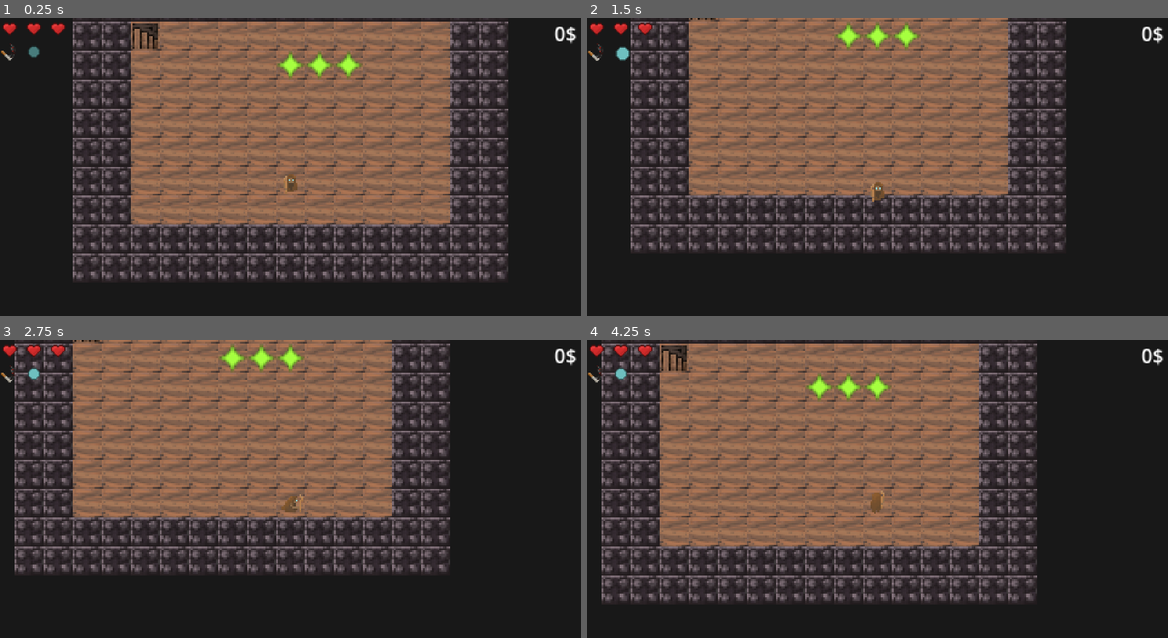
Above: before the commit, frames 1-4 (two rows, left to right).
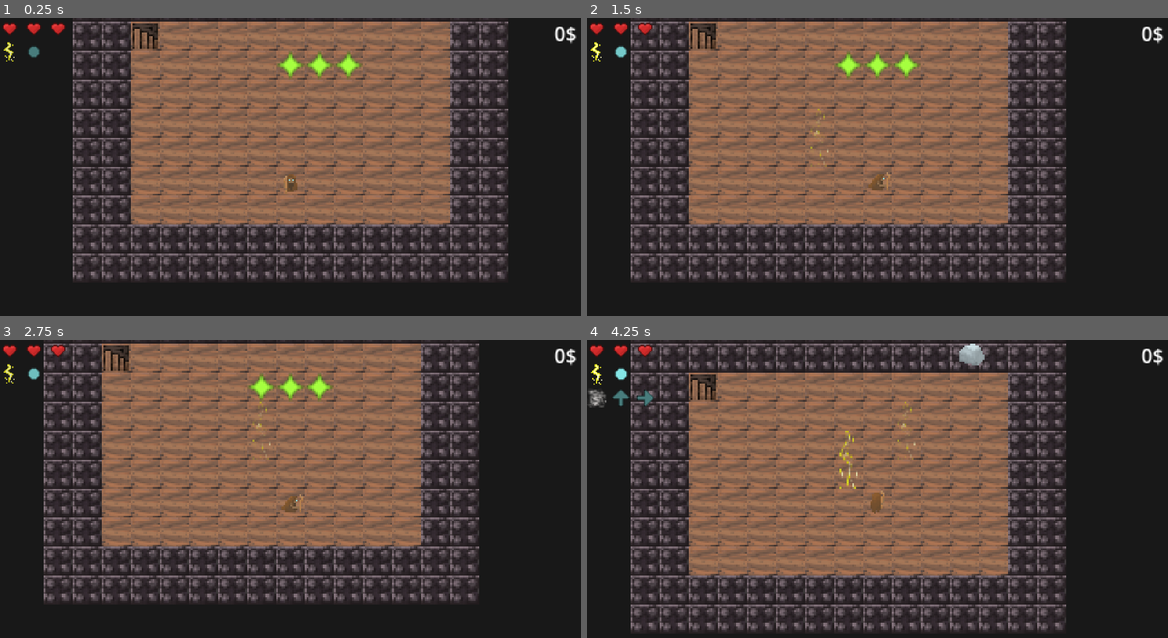
Above: after the commit, the same moments.

Repository: beppep/newDanceMage
Game: Godot game, scene res://scenes/main scene.tscn
The game is run twice, just before and just after one commit, with the same random seed, the same clock (stepped at 60 frames per second) and the same inputs.
Inputs (mouse positions are in pixels of both pictures, inside the frame that each line leads up to):
- Up to frame 1 (0.25 s): no input
- Up to frame 2 (1.5 s): tap Enter at 0.5 s; move the mouse to (1005, 164) at 0.52 s; hold Right (move_right) 0.53-1.28 s; tap Space (move_nowhere) at 0.6, 1.35 s; click (1005, 164) at 0.67 s; move the mouse to (761, 196) at 1.27 s; hold S (move_down) from 1.28 s (still down)
- Up to frame 3 (2.75 s): move the mouse to (348, 432) at 2.02 s; release S (move_down) at 2.03 s; hold Right (move_right) from 2.03 s (still down); tap Space (move_nowhere) at 2.1 s
- Up to frame 4 (4.25 s): move the mouse to (848, 569) at 2.77 s; release Right (move_right) at 2.78 s; hold W (move_up) 2.78-3.5 s; tap Space (move_nowhere) at 2.85 s; click (848, 569) at 2.92 s; click (662, 503) at 3.52 s

The runs differ from the first frame. In frame 1, less than 0.1% of the frame differs, in the area x 0-3%, y 8-15%; in frame 2, 12%; in frame 3, 22%; in frame 4, 27%, in the area x 0-83%, y 0-99%.

Commit message:
add 3 spells and wildcard

Diff:
--- /dev/null
+++ b/assets/resources/spells/extra_turn_spell.tres
@@ -0,0 +1,14 @@
+[gd_resource type="Resource" script_class="SpellResource" load_steps=4 format=3 uid="uid://db3kp1wkay0kx"]
+
+[ext_resource type="Texture2D" uid="uid://c0f2sl3k77eqy" path="res://assets/sprites/spells/extra_turn.png" id="1_e4r1s"]
+[ext_resource type="Script" uid="uid://bol1wrrtmnshn" path="res://scripts/SpellResource.gd" id="2_ul4tw"]
+[ext_resource type="Script" uid="uid://cvm72hrtboyw4" path="res://scripts/spells/extra_turn_spell.gd" id="3_ul4tw"]
+
+[resource]
+script = ExtResource("2_ul4tw")
+name = "Time Warp"
+image = ExtResource("1_e4r1s")
+description = "Take an extra turn."
+dance_length = 3
+spell_script = ExtResource("3_ul4tw")
+metadata/_custom_type_script = "uid://bol1wrrtmnshn"
--- a/assets/resources/spells/freeze_spell.tres
+++ b/assets/resources/spells/freeze_spell.tres
@@ -9,6 +9,6 @@
 name = "Freeze"
 image = ExtResource("1_8dadq")
 description = "Freeze all enemies around you."
-dance_length = 2
+dance_length = 3
 spell_script = ExtResource("3_8dadq")
 metadata/_custom_type_script = "uid://bol1wrrtmnshn"
--- a/assets/resources/spells/hook_spell.tres
+++ b/assets/resources/spells/hook_spell.tres
@@ -1,14 +1,14 @@
 [gd_resource type="Resource" script_class="SpellResource" load_steps=4 format=3 uid="uid://bow4fjvo2ihcs"]
 
-[ext_resource type="Texture2D" uid="uid://cfh5q0t0eiqdd" path="res://assets/sprites/units/rock.png" id="1_jt3hl"]
+[ext_resource type="Texture2D" uid="uid://dgmqn4t5hauf6" path="res://assets/sprites/spells/magnet.png" id="1_jt3hl"]
 [ext_resource type="Script" uid="uid://bol1wrrtmnshn" path="res://scripts/SpellResource.gd" id="2_uxaof"]
-[ext_resource type="Script" uid="uid://dga8usea6sh36" path="res://scripts/spells/rock_spell.gd" id="3_prdm6"]
+[ext_resource type="Script" uid="uid://cb35xssm5p5qs" path="res://scripts/spells/hook_spell.gd" id="3_uxaof"]
 
 [resource]
 script = ExtResource("2_uxaof")
-name = "Rocks"
+name = "Hookshot"
 image = ExtResource("1_jt3hl")
-description = "Summon a devastating column of rocks in front of you."
+description = "Pull an enemy towards you and hurt it."
 dance_length = 2
-spell_script = ExtResource("3_prdm6")
+spell_script = ExtResource("3_uxaof")
 metadata/_custom_type_script = "uid://bol1wrrtmnshn"
--- a/assets/resources/spells/rock_spell.tres
+++ b/assets/resources/spells/rock_spell.tres
@@ -9,6 +9,6 @@
 name = "Rocks"
 image = ExtResource("1_yu4kl")
 description = "Summon a devastating column of rocks in front of you."
-dance_length = 2
+dance_length = 3
 spell_script = ExtResource("3_yu4kl")
 metadata/_custom_type_script = "uid://bol1wrrtmnshn"
--- /dev/null
+++ b/assets/resources/spells/teleport_spell.tres
@@ -0,0 +1,13 @@
+[gd_resource type="Resource" script_class="SpellResource" load_steps=4 format=3 uid="uid://dn5rjqvnvyjyj"]
+
+[ext_resource type="Texture2D" uid="uid://bis7ps4xn5b7j" path="res://assets/sprites/spells/teleport.png" id="1_oly8e"]
+[ext_resource type="Script" uid="uid://bol1wrrtmnshn" path="res://scripts/SpellResource.gd" id="2_qtfsu"]
+[ext_resource type="Script" uid="uid://rf7kofmee7e4" path="res://scripts/spells/teleport_spell.gd" id="3_oly8e"]
+
+[resource]
+script = ExtResource("2_qtfsu")
+name = "Teleport"
+image = ExtResource("1_oly8e")
+description = "Teleport randomly."
+spell_script = ExtResource("3_oly8e")
+metadata/_custom_type_script = "uid://bol1wrrtmnshn"
--- a/scenes/main_ui.tscn
+++ b/scenes/main_ui.tscn
@@ -59,10 +59,10 @@
 anchor_top = 0.5
 anchor_right = 0.5
 anchor_bottom = 0.5
-offset_left = -302.0
-offset_top = -200.0
-offset_right = 302.0
-offset_bottom = 200.0
+offset_left = -10.0
+offset_top = -4.0
+offset_right = 10.0
+offset_bottom = 4.0
 grow_horizontal = 2
 grow_vertical = 2
 
@@ -106,4 +106,46 @@
 vertical_alignment = 1
 autowrap_mode = 2
 
+[node name="UpgradeButton2" type="Button" parent="Shop"]
+layout_mode = 2
+
+[node name="VBoxContainer" type="VBoxContainer" parent="Shop/UpgradeButton2"]
+layout_mode = 0
+offset_right = 300.0
+offset_bottom = 400.0
+
+[node name="title" type="Label" parent="Shop/UpgradeButton2/VBoxContainer"]
+custom_minimum_size = Vector2(100, 100)
+layout_mode = 2
+text = "Upgrade Spell"
+label_settings = SubResource("LabelSettings_ktt6o")
+horizontal_alignment = 1
+vertical_alignment = 1
+
+[node name="TextureRect" type="TextureRect" parent="Shop/UpgradeButton2/VBoxContainer"]
+custom_minimum_size = Vector2(100, 100)
+layout_mode = 2
+size_flags_horizontal = 4
+texture = ExtResource("2_w37m7")
+
+[node name="description" type="Label" parent="Shop/UpgradeButton2/VBoxContainer"]
+custom_minimum_size = Vector2(100, 100)
+layout_mode = 2
+text = "Replace a dance step with a wildcard free any-direction dance step."
+label_settings = SubResource("LabelSettings_513t2")
+horizontal_alignment = 1
+vertical_alignment = 1
+autowrap_mode = 2
+
+[node name="cost" type="Label" parent="Shop/UpgradeButton2/VBoxContainer"]
+custom_minimum_size = Vector2(100, 100)
+layout_mode = 2
+text = "$10"
+label_settings = SubResource("LabelSettings_e6fyy")
+horizontal_alignment = 1
+vertical_alignment = 1
+autowrap_mode = 2
+
 [connection signal="pressed" from="Shop/UpgradeButton" to="." method="_on_upgrade_button_pressed"]
+[connection signal="pressed" from="Shop/UpgradeButton2" to="." method="_on_upgrade_button_2_pressed"]
+[connection signal="pressed" from="Shop/UpgradeButton2" to="." method="_on_upgrade_button_pressed"]
--- a/scripts/global_timers.gd
+++ b/scripts/global_timers.gd
@@ -2,3 +2,7 @@
 
 func delay(seconds: float) -> Signal:
 	return get_tree().create_timer(seconds).timeout
+
+func delay_frames(frames: int):
+	for i in range(frames):
+		await get_tree().process_frame
--- a/scripts/main_ui.gd
+++ b/scripts/main_ui.gd
@@ -13,6 +13,8 @@
 @onready var dark_arrow_texture := preload("res://assets/sprites/ui/darkarrow.png")
 @onready var nowhere_arrow_texture := preload("res://assets/sprites/ui/dot.png")
 @onready var dark_nowhere_arrow_texture := preload("res://assets/sprites/ui/darkdot.png")
+@onready var wildcard_arrow_texture := preload("res://assets/sprites/ui/wildcard.png")
+@onready var dark_wildcard_arrow_texture := preload("res://assets/sprites/ui/darkwildcard.png")
 
 var arrow_textures
 var dark_arrow_textures
@@ -98,6 +100,8 @@
 			var arrow = TextureRect.new()
 			if arrow_vector == Vector2i.ZERO:
 				arrow.texture = nowhere_arrow_texture if x < alignment else dark_nowhere_arrow_texture
+			elif arrow_vector == null:
+				arrow.texture = wildcard_arrow_texture if x < alignment else dark_wildcard_arrow_texture
 			else:
 				arrow.texture = arrow_textures[rad_to_deg(Vector2(arrow_vector).angle())/90] if x < alignment else dark_arrow_textures[rad_to_deg(Vector2(arrow_vector).angle())/90]
 			if x==alignment-1:
@@ -128,3 +132,20 @@
 			player.upgrade_count_book[upgraded_i]+=1
 			_on_spells_changed()
 			_on_health_changed()
+
+
+
+func _on_upgrade_button_2_pressed() -> void:
+	if player.coins >= upgrade_cost:
+		var possible_upgrades = []
+		for i in range(len(player.spell_book)):
+			if len(player.recipe_book[i])>1 and player.upgrade_count_book[i]==0:
+				possible_upgrades.append(i)
+		if possible_upgrades:
+			player.coins -= upgrade_cost
+			var upgraded_i = possible_upgrades.pick_random()
+			var transformed_arrow = randi() % player.recipe_book[upgraded_i].size()
+			player.recipe_book[upgraded_i][transformed_arrow] = null # wildcard
+			player.upgrade_count_book[upgraded_i]+=1
+			_on_spells_changed()
+			_on_health_changed()
--- a/scripts/player.gd
+++ b/scripts/player.gd
@@ -1,7 +1,7 @@
 extends Unit
 class_name Player
 
-var stab_spell = preload("res://assets/resources/spells/stab_spell.tres")
+var stab_spell = preload("res://assets/resources/spells/lightning_storm_spell.tres")
 
 var locked_spells = [
 	preload("res://assets/resources/spells/explode_spell.tres"),
@@ -12,10 +12,12 @@
 	preload("res://assets/resources/spells/lightning_storm_spell.tres"),
 	preload("res://assets/resources/spells/freeze_spell.tres"),
 	preload("res://assets/resources/spells/dash_spell.tres"),
+	preload("res://assets/resources/spells/hook_spell.tres"),
 	preload("res://assets/resources/spells/magnet_spell.tres"),
 	preload("res://assets/resources/spells/everything_spell.tres"),
 	preload("res://assets/resources/spells/random_spell.tres"),
 	preload("res://assets/resources/spells/beamstar_spell.tres"),
+	preload("res://assets/resources/spells/extra_turn_spell.tres"),
 ]
 
 var buffered_input = null
@@ -24,6 +26,8 @@
 var spell_book = [stab_spell]
 var upgrade_count_book = [0]
 var coins = 0
+
+var extra_turn = 0
 
 func _ready() -> void:
 	super()
@@ -97,7 +101,16 @@
 func check_recipe_alignment(recipe):
 	for i in range(recipe.size()):
 		var alignment_size = recipe.size()-i
-		if move_history.slice(-alignment_size, move_history.size()) == recipe.slice(0, alignment_size):
+		if move_history.size() < alignment_size: # no hhistory
+			continue
+		var move_history_tail = move_history.slice(-alignment_size, move_history.size())
+		var recipe_tail = recipe.slice(0, alignment_size)
+		var alignment = true
+		for j in range(alignment_size):
+			if not (move_history_tail[j]==recipe_tail[j] or recipe_tail[j]==null): # wildcard
+				alignment = false
+				break
+		if alignment:
 			return alignment_size
 	return 0
 
--- a/scripts/spells/beamstar_spell.gd
+++ b/scripts/spells/beamstar_spell.gd
@@ -11,7 +11,7 @@
 		for i in range(10):
 			world.deal_damage_at(caster.location + dloc*(i+1))
 
-		spawn_beam(caster.global_position, dloc, 1000, 8, 0.2)
+		spawn_beam(caster.global_position, dloc, 500, 8, 0.2)
 
 func spawn_beam(pos: Vector2, direction: Vector2, length := 5000, thickness := 20, lifetime := 0.1):
 	# Normalize the direction to avoid scaling issues
--- /dev/null
+++ b/scripts/spells/extra_turn_spell.gd
@@ -0,0 +1,10 @@
+extends Spell
+
+@export var bomb_scene: PackedScene = preload("res://scenes/units/Bomb.tscn")
+
+func _ready():
+	super()
+	life_time = 8
+
+func cast(caster: Unit):
+	caster.extra_turn = 1
--- /dev/null
+++ b/scripts/spells/hook_spell.gd
@@ -0,0 +1,14 @@
+extends Spell
+
+@export var rock_scene: PackedScene = preload("res://scenes/units/Rock.tscn")
+
+
+func cast(caster: Unit):
+	var target = world.get_closest_unit(caster.location, caster.get_facing())
+	if target:
+		target.location = caster.location + caster.get_facing()
+		await GlobalTimers.delay_frames(8)
+		await target.take_damage()
+
+	life_time = 8
+	#queue_free()
--- a/scripts/spells/lightning_storm_spell.gd
+++ b/scripts/spells/lightning_storm_spell.gd
@@ -3,7 +3,7 @@
 @export var lightning_scene: PackedScene = preload("res://scenes/particles/Lightning.tscn")
 
 var remaining_lightnings = 3
-const RADIUS = 3
+const RADIUS = 4
 const TIME_BETWEEN_STRIKES = 8
 
 var time_until_next_strike = 0
@@ -28,7 +28,7 @@
 	targets.erase(caster)
 
 	if targets:
-		var target = targets.pick_random()
+		var best_target = null
 		var closest_distance = INF
 
 		# CODE FOR FINDING CLOSEST ENEMY AND SNIPE IT
@@ -36,13 +36,19 @@
 			var distance = Vector2(unit.location - caster.location).length()
 			if distance < closest_distance and distance < RADIUS:
 				closest_distance = distance
-				target = unit
+				best_target = unit
 
-		world.deal_damage_at(target.location)
+		var strike_pos
+		if best_target:
+			world.deal_damage_at(best_target.location)
+			strike_pos = best_target.global_position
+		else:
+			strike_pos = World.loc_to_pos(Vector2i(randi_range(-2,2),randi_range(-2,2)) + caster.location)
+
 
 		var lightning = lightning_scene.instantiate()
 		add_child(lightning)
-		lightning.global_position = target.global_position
+		lightning.global_position = strike_pos
 
 		time_until_next_strike = TIME_BETWEEN_STRIKES
 	else:
--- /dev/null
+++ b/scripts/spells/teleport_spell.gd
@@ -0,0 +1,22 @@
+extends Spell
+
+@onready var wall_tileset := $"/root/World/TileMapLayerWalls"
+
+
+var RANGE = 10
+
+func _ready():
+	super()
+	life_time = 8
+
+func cast(caster: Unit):
+	world.particles.make_cloud(caster.location, "ectoplasm")
+	var test_loc = caster.location
+	for i in range(100):
+		var direction = [Vector2i.UP, Vector2i.RIGHT, Vector2i.DOWN, Vector2i.LEFT].pick_random()
+		if not world.is_wall_at(test_loc + direction):
+			test_loc += direction
+		if world.is_empty(test_loc) and Vector2(test_loc - caster.location).length()>(10-i/9):#terminates
+			break
+	caster.location = test_loc
+	world.particles.make_cloud(caster.location, "ectoplasm")
--- a/scripts/spells/wind_spell.gd
+++ b/scripts/spells/wind_spell.gd
@@ -11,11 +11,66 @@
 	life_time = 8
 
 func cast(caster: Unit):
-	for direction in [Vector2.UP, Vector2.RIGHT, Vector2.DOWN, Vector2.LEFT]:
+	for direction in [Vector2i.UP, Vector2i.RIGHT, Vector2i.DOWN, Vector2i.LEFT]:
 		# push in reverse order
 		for i in range(RANGE):
 			var j = RANGE - i
-			var target_cell = caster.location + Vector2i(direction * j)
+			var target_cell = caster.location + direction * j
 			var unit = world.units.get_unit_at(target_cell)
 			if unit:
 				unit.move_in_direction(direction)
+
+		spawn_beam(caster.global_position, direction, 500, 16, 0.2)
+
+
+func spawn_beam(pos: Vector2, direction: Vector2, length := 5000, thickness := 20, lifetime := 0.1):
+	# Normalize the direction to avoid scaling issues
+	direction = direction.normalized()
+
+	# Create beam node
+	var beam = Node2D.new()
+	beam.global_position = pos
+
+	# Rotate node to match direction
+	beam.rotation = direction.angle()
+
+	# Create Sprite2D
+	var sprite = Sprite2D.new()
+	beam.add_child(sprite)
+
+	# White 1x1 texture
+	var img = Image.create(1, 1, false, Image.FORMAT_RGBA8)
+	img.fill(Color(1, 1, 1))
+	var tex = ImageTexture.create_from_image(img)
+	sprite.texture = tex
+
+	# Scale sprite to desired beam length and thickness
+	sprite.scale = Vector2(length, thickness)
+	sprite.centered = true  # Make beam rotate around center
+
+	# Optional: shader for glow/color
+	var shader = Shader.new()
+	shader.code = """
+shader_type canvas_item;
+uniform vec4 beam_color : source_color = vec4(0.7,0.7,0.8,0.5);
+uniform float softness = 0.5;
+void fragment() {
+	float dist = abs(UV.y-0.5);
+	float beam = smoothstep(0.5, 0.5 - softness, dist);
+	COLOR = beam_color * beam;
+}
+"""
+	var mat = ShaderMaterial.new()
+	mat.shader = shader
+	sprite.material = mat
+
+	# Add to current scene
+	get_tree().current_scene.add_child(beam)
+
+	# Remove after lifetime
+	var timer = Timer.new()
+	timer.one_shot = true
+	timer.wait_time = lifetime
+	beam.add_child(timer)
+	timer.start()
+	timer.timeout.connect(Callable(beam, "queue_free"))
--- a/scripts/unit.gd
+++ b/scripts/unit.gd
@@ -11,7 +11,7 @@
 @export var fatness = Vector2i(1,1)
 var tween: Tween
 var shaking = false
-
+var shield = false
 var max_health := 1
 var health := 1:
 	set(val):
--- a/scripts/units.gd
+++ b/scripts/units.gd
@@ -18,13 +18,22 @@
 		await _process_turn()
 		await get_tree().create_timer(1.0 / 165.0).timeout
 
+func player_take_turns_until_no_more_extra_turns():
+	#take player turn
+	await world.player.process_turn_unless_frozen()
+	# do all of your extra player turns unless you won the level
+	while world.player.extra_turn > 0 and not world.ground_tilemap.get_cell_source_id(world.player.location)==4:
+		world.player.extra_turn -=1
+		await world.player.process_turn_unless_frozen()
+
 func _process_turn():
-	await world.player.process_turn_unless_frozen()
 
+	await player_take_turns_until_no_more_extra_turns()
 	# next floor check (should this be here?)
 	if world.ground_tilemap.get_cell_source_id(world.player.location)==4:
 		world.next_floor()
-		await world.player.process_turn_unless_frozen() # extra turn
+		await player_take_turns_until_no_more_extra_turns() # extra turn on new floor
+
 
 	var bombs_first: Array[Unit] = []
 	var moves_first: Array[Unit] = []
--- a/scripts/units/enemy.gd
+++ b/scripts/units/enemy.gd
@@ -153,5 +153,5 @@
 	super()
 	#if randf() < 0.9:
 	#	world.floor_tilemap.set_cell(location, 2, Vector2i(0,0))
-	#else:
-	#	world.floor_tilemap.set_cell(location, 1, Vector2i(0,0))
+	if randf() < 0.1:
+		world.floor_tilemap.set_cell(location, 1, Vector2i(0,0)) # heart
Binary file added: assets/sprites/spells/extra_turn.png
Binary file added: assets/sprites/spells/teleport.png
Binary file changed: assets/sprites/ui/arrow.png
Binary file added: assets/sprites/ui/darkwildcard.png
Binary file added: assets/sprites/ui/wildcard.png
Not shown, added: scripts/spells/extra_turn_spell.gd.uid
Not shown, added: scripts/spells/hook_spell.gd.uid
Not shown, added: scripts/spells/teleport_spell.gd.uid
